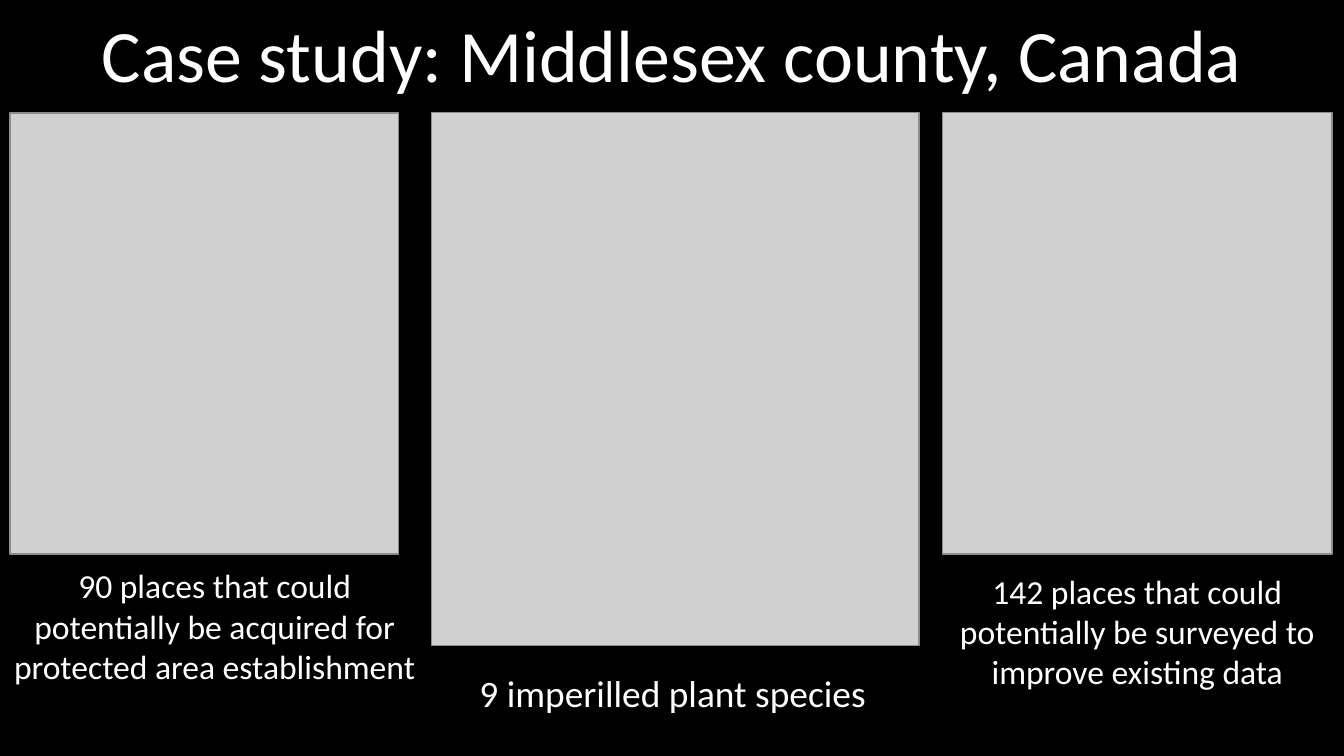
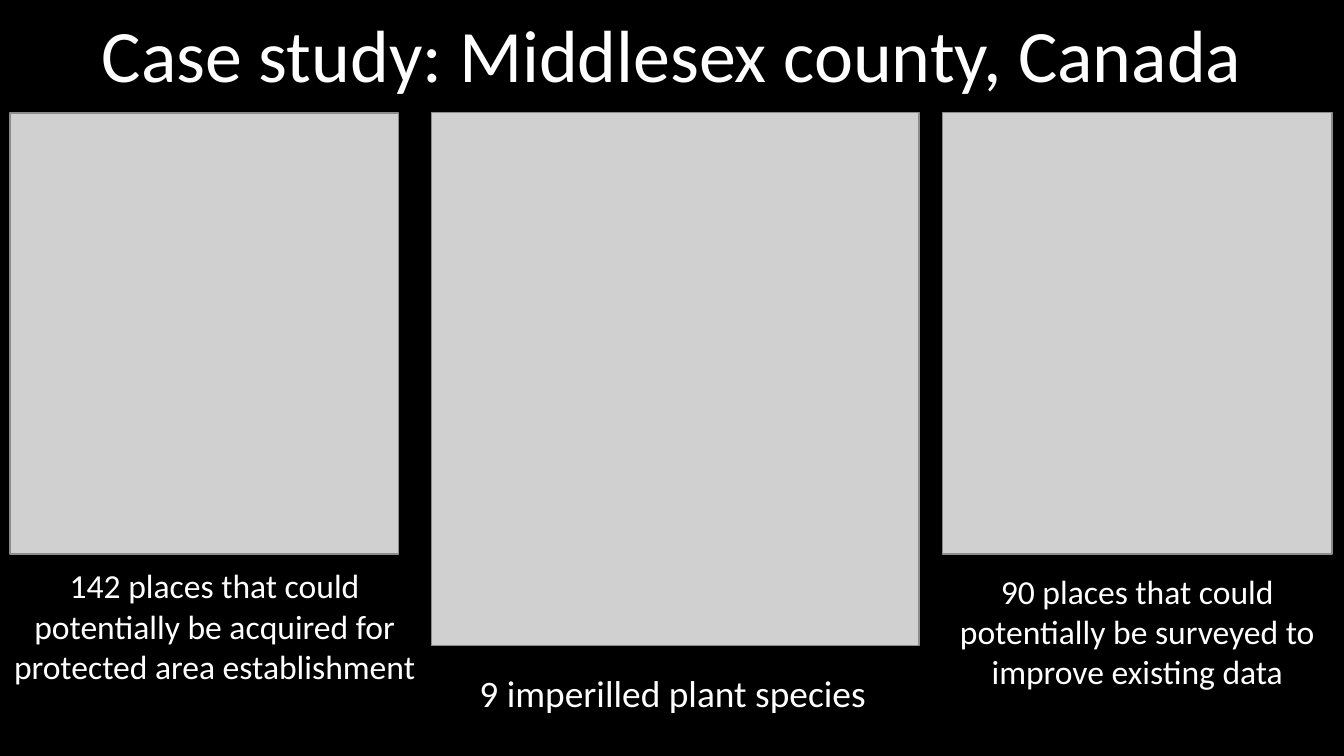
Before and after one commit to jeffreyhanson/abstracts-and-slides, a slide deck: slide 8 of seminars/EES-11-11-2020/slides.pptx. Drawn at 1344x756 pixels with LibreOffice and Linux fonts; fonts in the diff are those of the drawing; grey boxes stand for pictures. Boxes give left, top, right and bottom in pixels: in the first picture for what was removed or moved away, otherwise in the second. Text is boxed around its words. In the diff, an @@ line names an element or a change of style, - is before the commit and + after.

```diff
--- a/seminars/EES-11-11-2020/slides.pptx
+++ b/seminars/EES-11-11-2020/slides.pptx
@@ text at (x1=70, y1=574, x2=360, y2=604): text changed @@
-90 places that could
+142 places that could
@@ text at (x1=960, y1=580, x2=1315, y2=650): text changed @@
-142 places that could potentially be surveyed to
+90 places that could potentially be surveyed to
```
Also in this commit, not shown: 3 other slides changed, 1 slide added, 1 slide removed.
